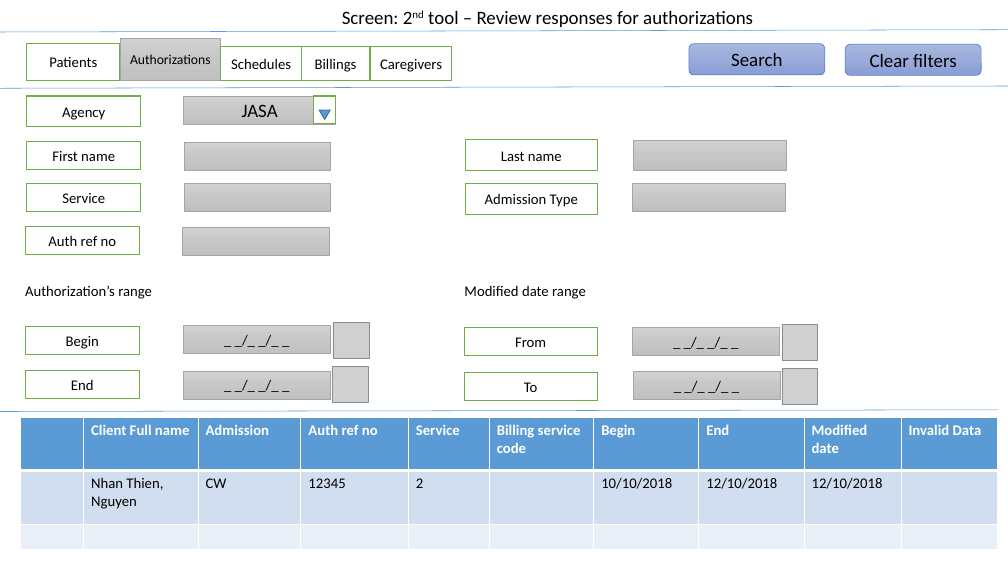
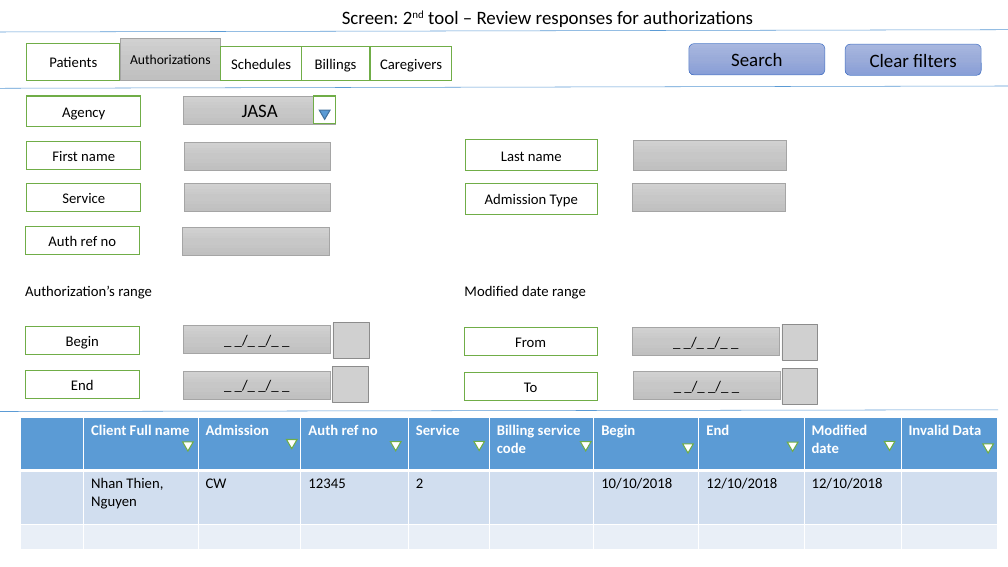
Before and after one commit to thiennhank9/Tool-tier-3, a slide deck: slide 13 of tool_tier3_docs/sreens.pptx. Drawn at 1008x567 pixels with LibreOffice and Linux fonts; fonts in the diff are those of the drawing; grey boxes stand for pictures. Boxes give left, top, right and bottom in pixels: in the first picture for what was removed or moved away, otherwise in the second. Text is boxed around its words. In the diff, an @@ line names an element or a change of style, - is before the commit and + after.

```diff
--- a/tool_tier3_docs/sreens.pptx
+++ b/tool_tier3_docs/sreens.pptx
@@ flow chart merge added at <box>182,442,193,451</box>, fill #FFFFFF, outline #70AD47 1 pt @@
@@ flow chart merge added at <box>287,439,297,448</box>, fill #FFFFFF, outline #70AD47 1 pt @@
@@ flow chart merge added at <box>390,442,401,451</box>, fill #FFFFFF, outline #70AD47 1 pt @@
@@ flow chart merge added at <box>474,442,485,451</box>, fill #FFFFFF, outline #70AD47 1 pt @@
@@ flow chart merge added at <box>581,442,591,451</box>, fill #FFFFFF, outline #70AD47 1 pt @@
@@ flow chart merge added at <box>683,444,693,453</box>, fill #FFFFFF, outline #70AD47 1 pt @@
@@ flow chart merge added at <box>787,442,798,451</box>, fill #FFFFFF, outline #70AD47 1 pt @@
@@ flow chart merge added at <box>885,442,895,451</box>, fill #FFFFFF, outline #70AD47 1 pt @@
@@ flow chart merge added at <box>983,444,994,453</box>, fill #FFFFFF, outline #70AD47 1 pt @@
```
Also in this commit, not shown: 6 other slides changed, 8 other files.
